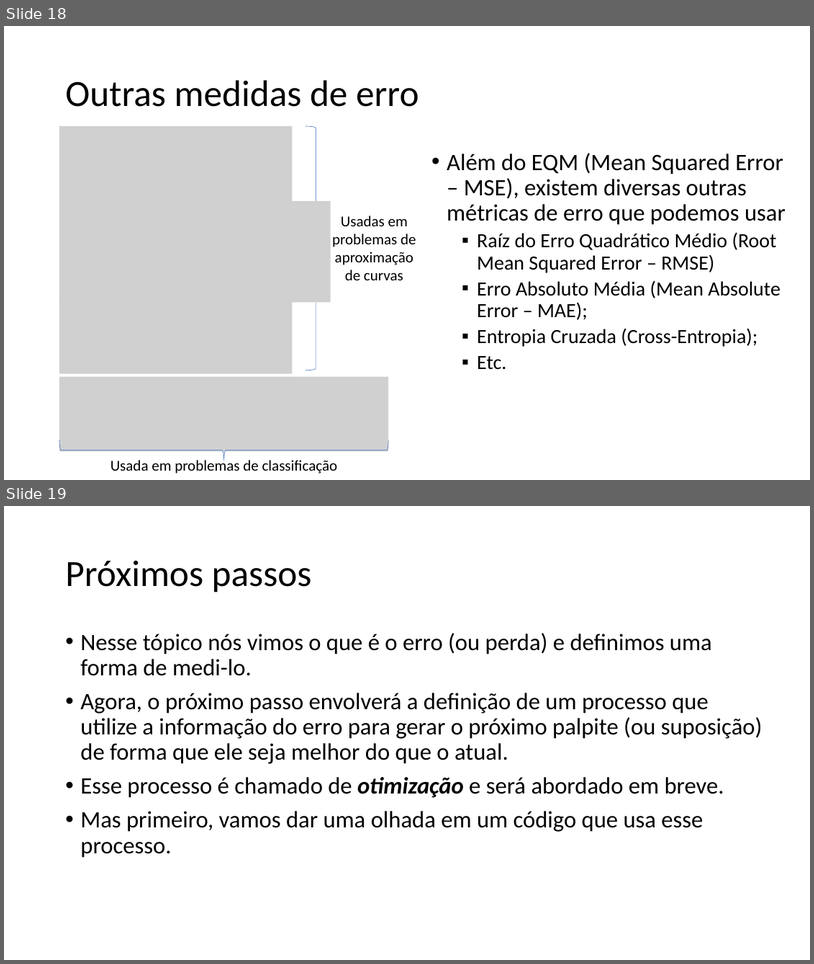
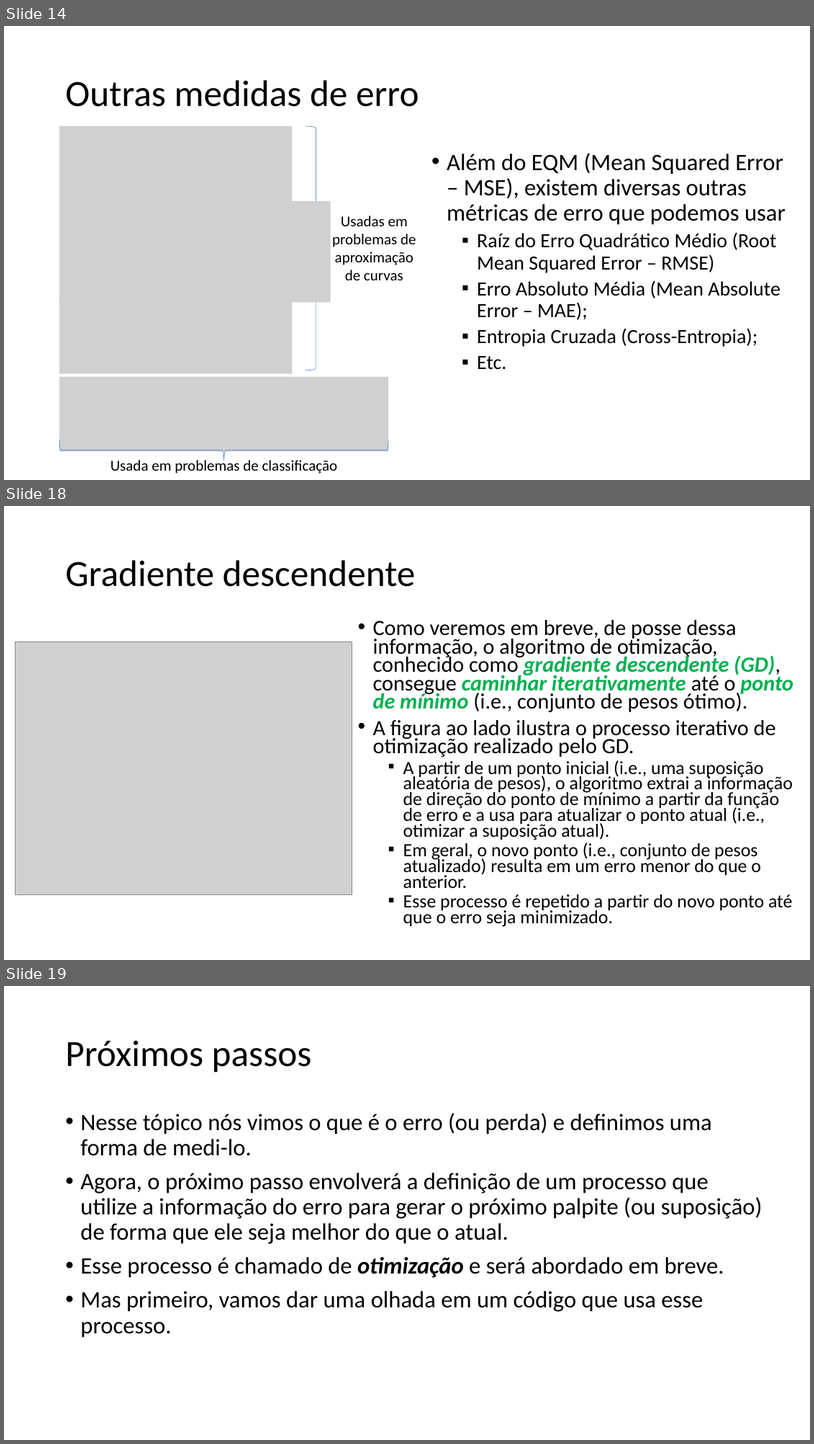
Before and after one commit to zz4fap/tp557-iot-ml, a slide deck: slides/TP557_5_Medindo_a_precisão_de_um_modelo_de_ML.pptx. Shown one above the other, each under a label of ours: slides 18 and 19 before the commit, slides 14, 18 and 19 after it; the slides between them are not shown. The pictures are 814x964 and 814x1444 pixels, drawn with LibreOffice and Linux fonts; fonts in the diff are those of the drawing; grey boxes stand for pictures. Boxes give left, top, right and bottom in pixels: in the first picture for what was removed or moved away, otherwise in the second. Text is boxed around its words. In the diff, an @@ line names an element or a change of style, - is before the commit and + after.

```diff
--- a/slides/TP557_5_Medindo_a_precisão_de_um_modelo_de_ML.pptx
+++ b/slides/TP557_5_Medindo_a_precisão_de_um_modelo_de_ML.pptx
@@ slide 18 added at <box>4,506,810,960</box>, background #FFFFFF @@
@@ title added at <box>65,560,416,587</box>, 44 pt, text #000000 @@
+Gradiente descendente
@@ text added at <box>373,620,794,926</box>, 22.2 pt, text #000000 @@
+• Como veremos em breve, de posse dessa informação, o algoritmo de otimização, conhecido como gradiente descendente (GD), consegue caminhar iterativamente até o ponto de mínimo (i.e., conjunto de pesos ótimo).
+• A figura ao lado ilustra o processo iterativo de otimização realizado pelo GD.
+  ▪ A partir de um ponto inicial (i.e., uma suposição aleatória de pesos), o algoritmo extrai a informação de direção do ponto de mínimo a partir da função de erro e a usa para atualizar o ponto atual (i.e., otimizar a suposição atual).
+  ▪ Em geral, o novo ponto (i.e., conjunto de pesos atualizado) resulta em um erro menor do que o anterior.
+  ▪ Esse processo é repetido a partir do novo ponto até que o erro seja minimizado.
@@ picture added at <box>15,641,352,894</box> @@
@@ what was slide 18 is now slide 14 @@
```
Also in this commit, not shown: 3 slides changed, 1 other slide added, 2 slides removed, 5 other files.
